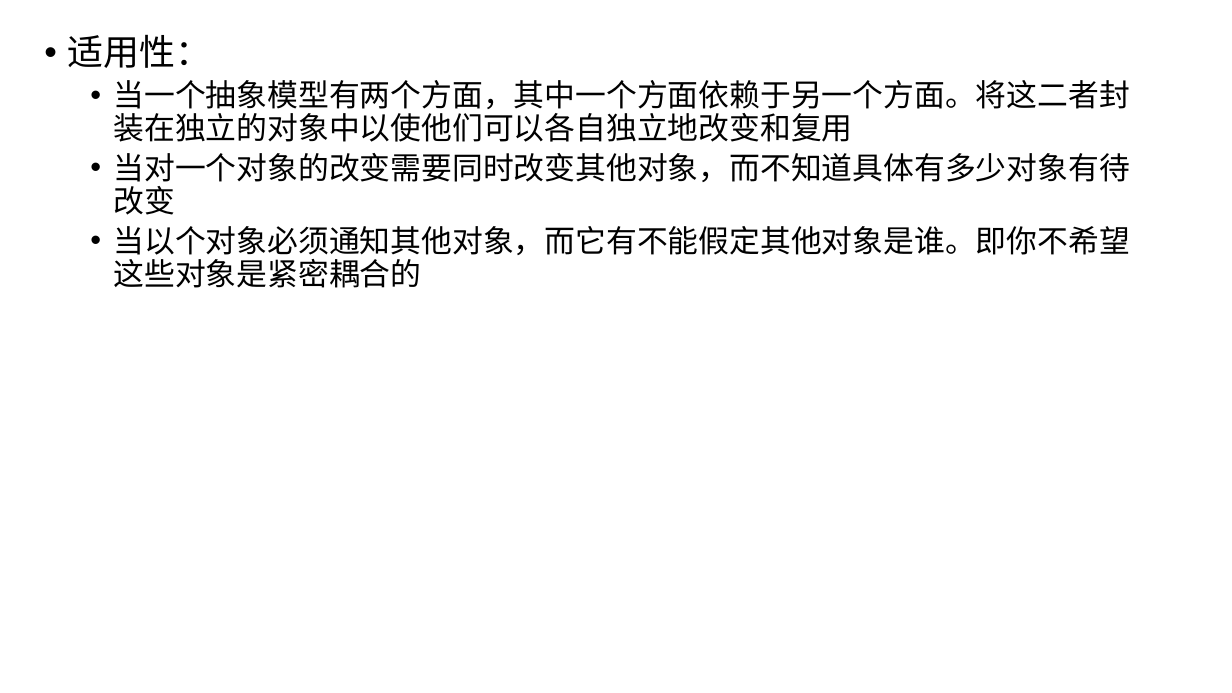
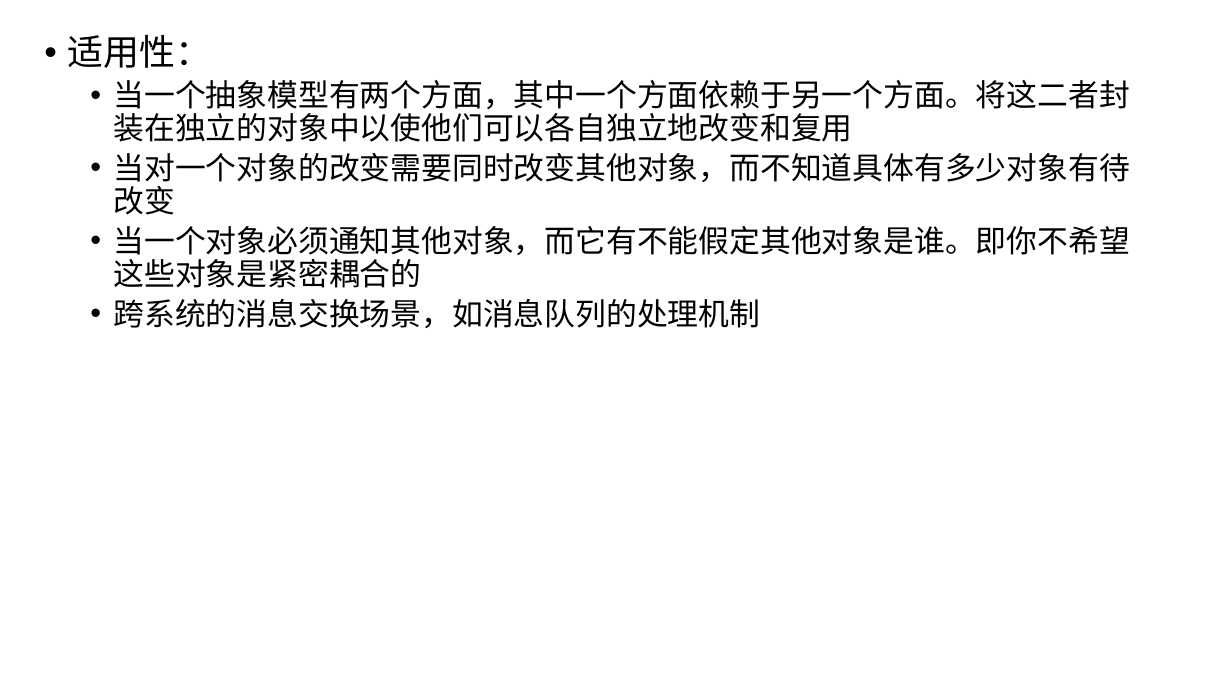
Before and after one commit to dengguoqing93/designNew, a slide deck: slide 3 of docment/观察者模式.pptx. Drawn at 1232x693 pixels with LibreOffice and Linux fonts; fonts in the diff are those of the drawing. Boxes give left, top, right and bottom in pixels: in the first picture for what was removed or moved away, otherwise in the second. Text is boxed around its words. In the diff, an @@ line names an element or a change of style, - is before the commit and + after.

```diff
--- a/docment/观察者模式.pptx
+++ b/docment/观察者模式.pptx
@@ text at bbox=[114, 226, 1130, 328]: text changed @@
-  • 当以个对象必须通知其他对象，而它有不能假定其他对象是谁。即你不希望这些对象是紧密耦合的
+  • 当一个对象必须通知其他对象，而它有不能假定其他对象是谁。即你不希望这些对象是紧密耦合的
+  • 跨系统的消息交换场景，如消息队列的处理机制
```
Also in this commit, not shown: 1 other slide changed, 4 other files.
